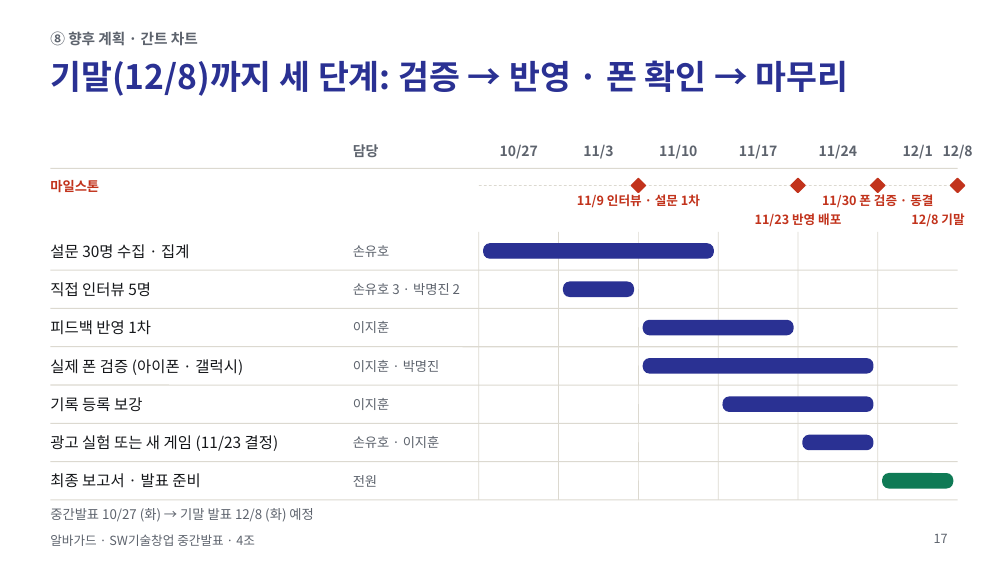
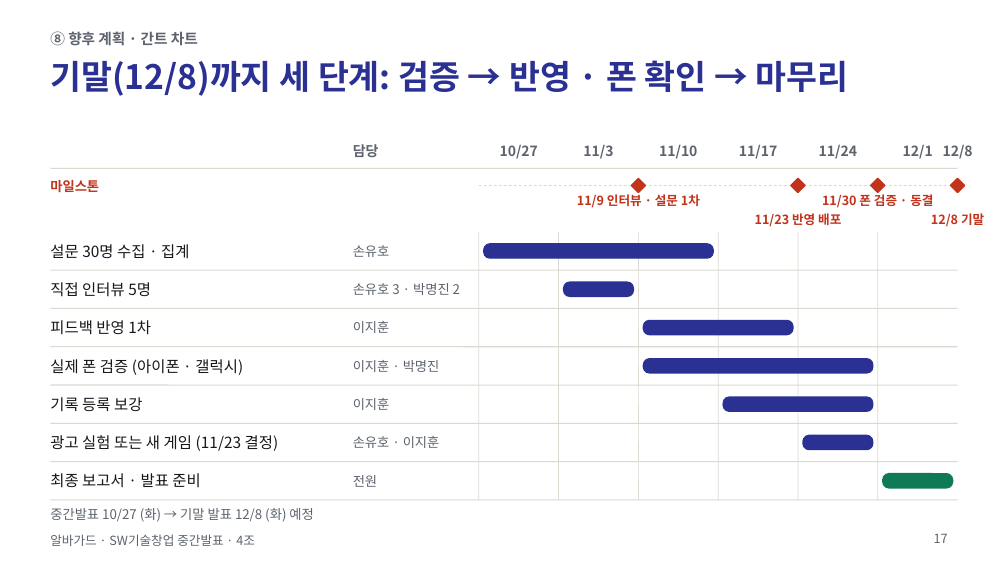
Before and after one commit to jihooni217/albaguard, a slide deck: slide 17 of docs/06_중간발표_PPT_간결판.pptx. Drawn at 1008x567 pixels with LibreOffice and Linux fonts; fonts in the diff are those of the drawing. Boxes give left, top, right and bottom in pixels: in the first picture for what was removed or moved away, otherwise in the second. Text is boxed around its words. In the diff, an @@ line names an element or a change of style, - is before the commit and + after.

```diff
--- a/docs/06_중간발표_PPT_간결판.pptx
+++ b/docs/06_중간발표_PPT_간결판.pptx
@@ text "12/8 기말" moved from (x1=911, y1=213, x2=964, y2=227) to (x1=931, y1=213, x2=984, y2=227) @@
@@ text "12/8 기말" at (x1=931, y1=213, x2=984, y2=227): alignment right to centre @@
```
Also in this commit, not shown: 3 other files.
